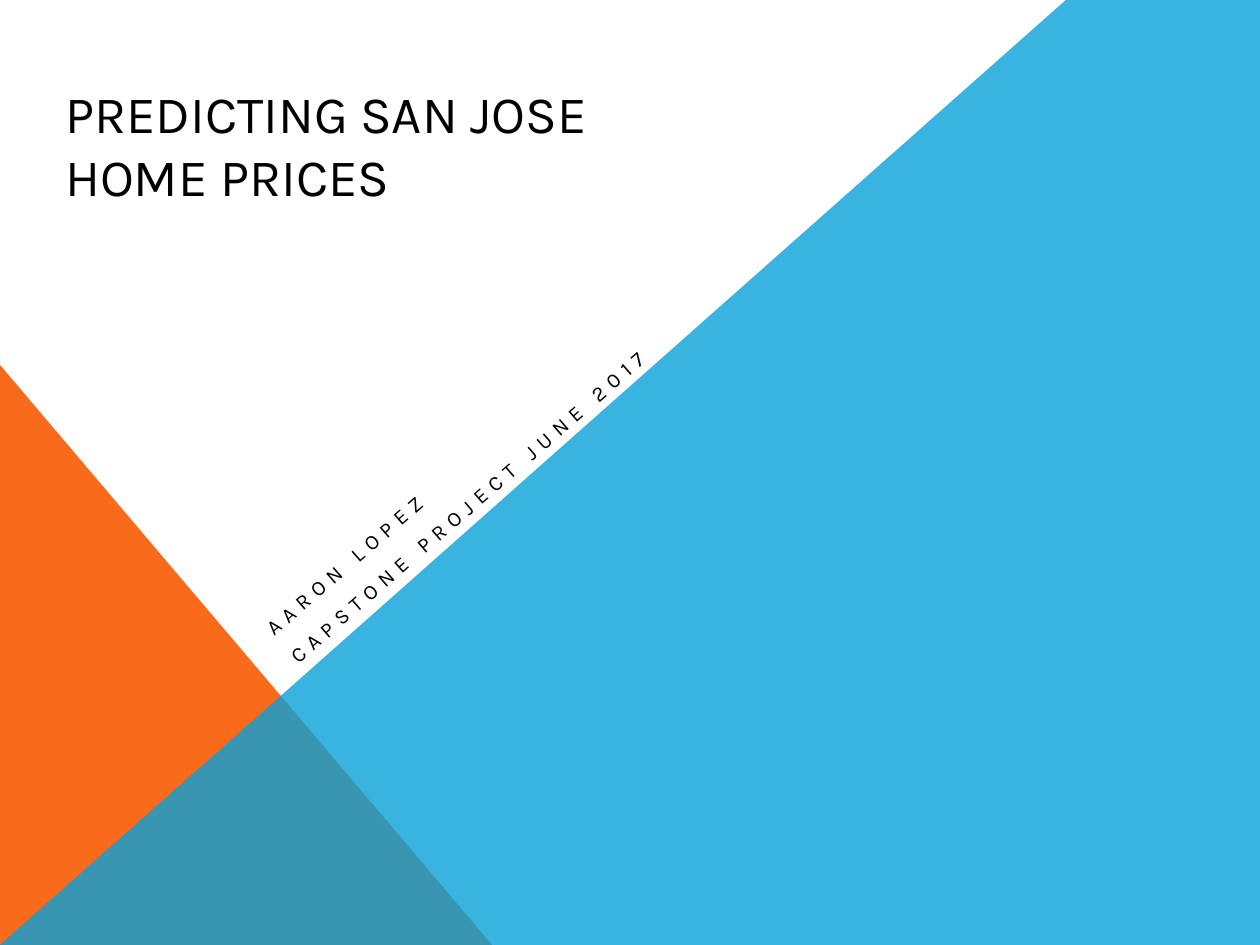
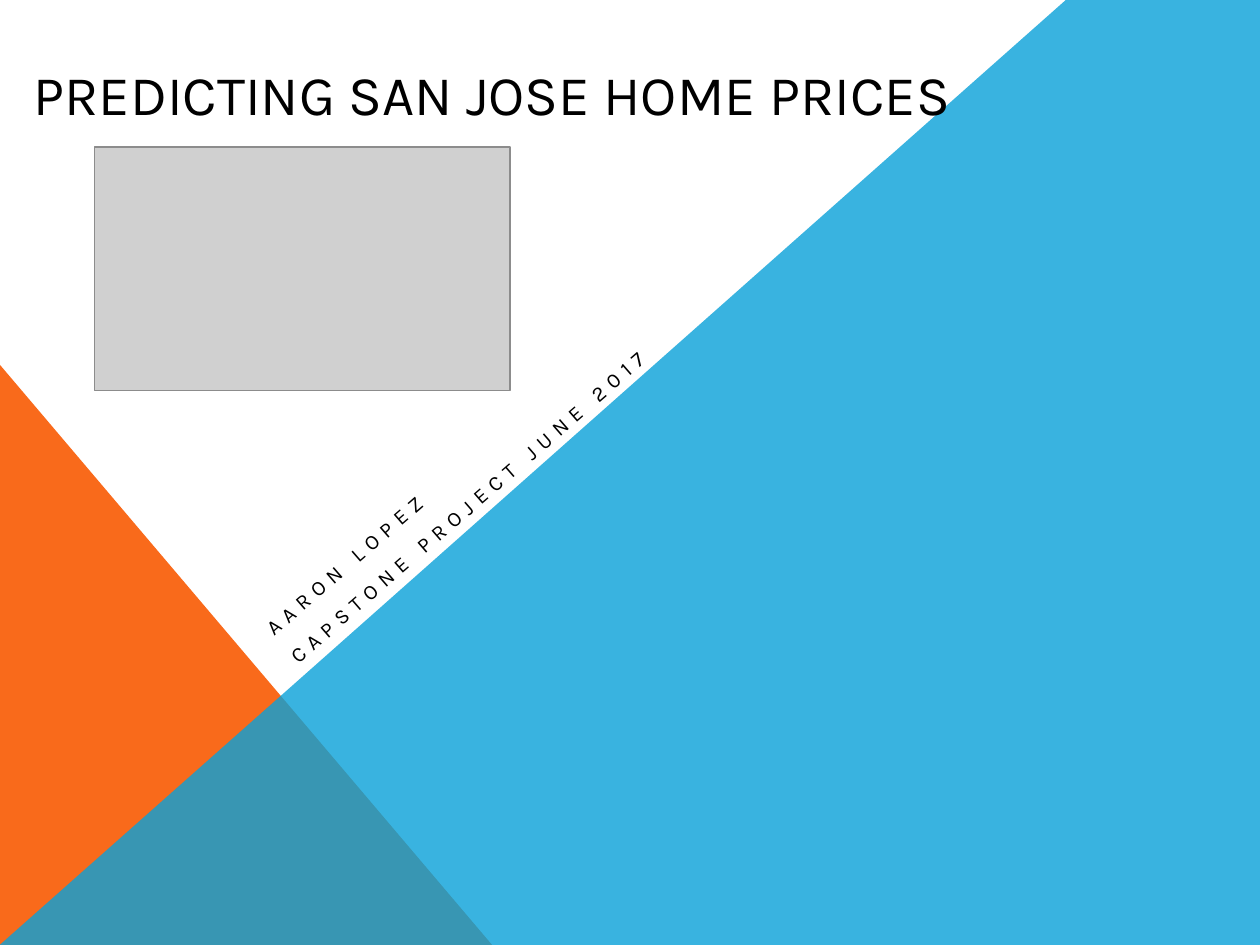
Before and after one commit to aarondlopez/Home-Price-Prediction, a slide deck: slide 1 of Capstone Project/Presentation.pptx. Drawn at 1260x945 pixels with LibreOffice and Linux fonts; fonts in the diff are those of the drawing; grey boxes stand for pictures. Boxes give left, top, right and bottom in pixels: in the first picture for what was removed or moved away, otherwise in the second. Text is boxed around its words. In the diff, an @@ line names an element or a change of style, - is before the commit and + after.

```diff
--- a/Capstone Project/Presentation.pptx
+++ b/Capstone Project/Presentation.pptx
@@ text "PREDICTING SAN JOSE HOME PRICES": place and size @@
-text "PREDICTING SAN JOSE HOME PRICES" at [65,99,586,197]
+text "PREDICTING SAN JOSE HOME PRICES" at [34,79,950,129]
@@ text "PREDICTING SAN JOSE HOME PRICES" at [34,79,950,129]: size 30 to 32 pt @@
@@ picture added at [94,147,510,391] @@
```
Also in this commit, not shown: 1 other slide changed, 2 other files.
